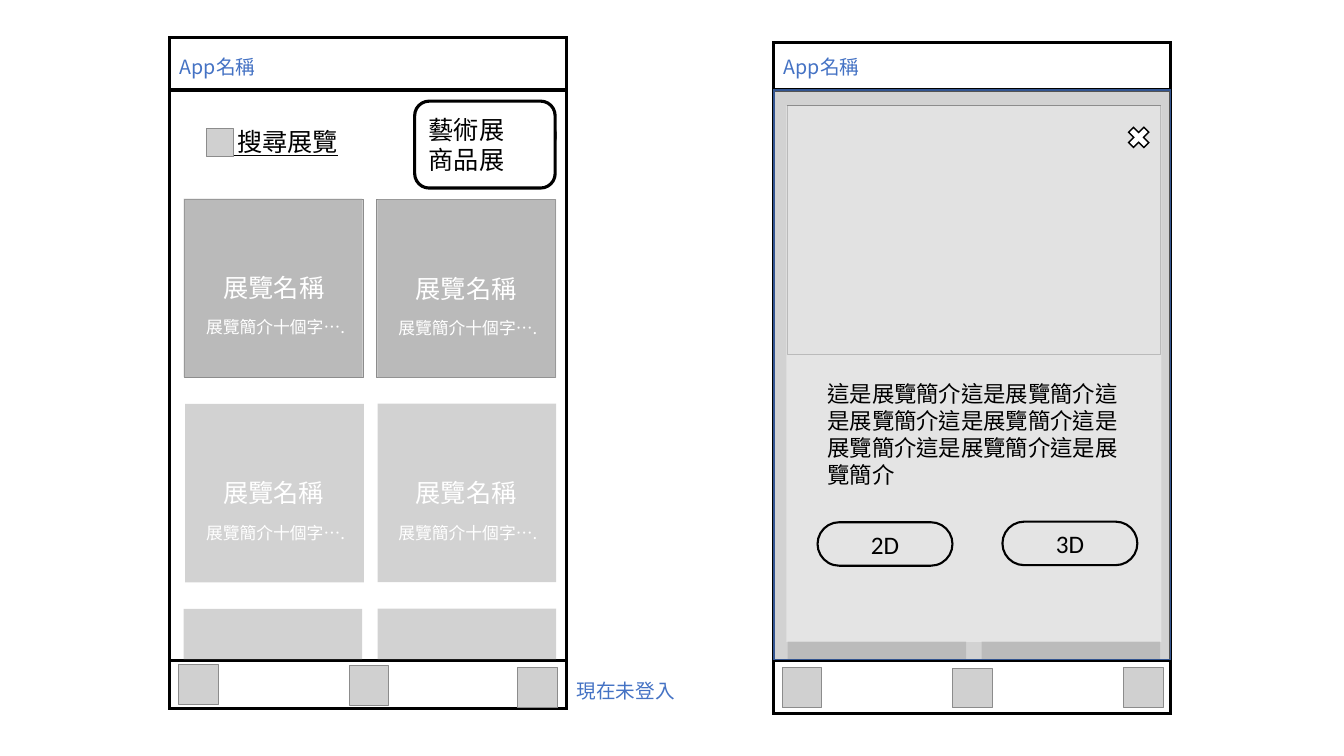
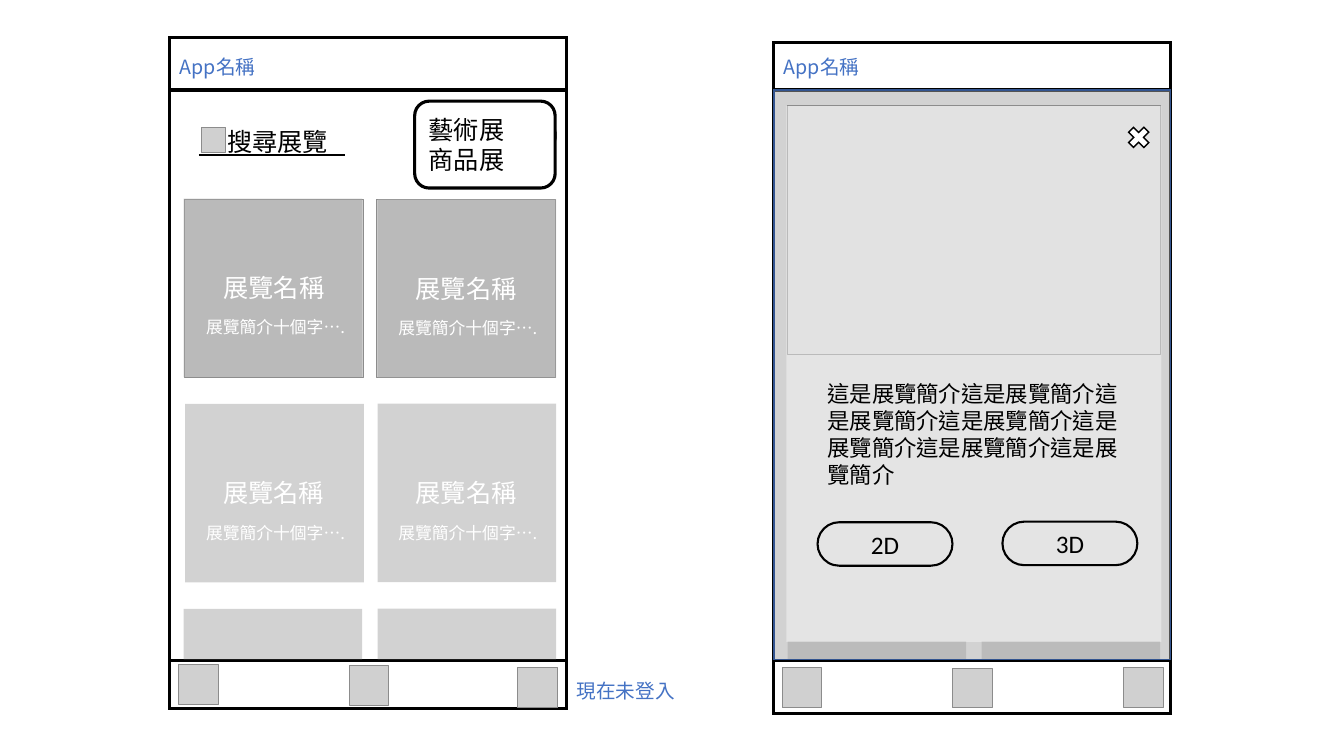
Before and after one commit to 110203/110203, a slide deck: slide 1 of document/UI/0325UI.pptx. Drawn at 1344x756 pixels with LibreOffice and Linux fonts; fonts in the diff are those of the drawing; grey boxes stand for pictures. Boxes give left, top, right and bottom in pixels: in the first picture for what was removed or moved away, otherwise in the second. Text is boxed around its words. In the diff, an @@ line names an element or a change of style, - is before the commit and + after.

```diff
--- a/document/UI/0325UI.pptx
+++ b/document/UI/0325UI.pptx
@@ text "搜尋展覽": place and size @@
-text "搜尋展覽" at (191, 119, 369, 163)
+text "搜尋展覽" at (227, 130, 328, 156)
@@ text "搜尋展覽" at (227, 130, 328, 156): alignment left to centre; vertical alignment middle to top @@
@@ picture: place and size @@
-picture at (207, 129, 235, 157)
+picture at (202, 128, 226, 152)
```
Also in this commit, not shown: 3 other slides changed.
